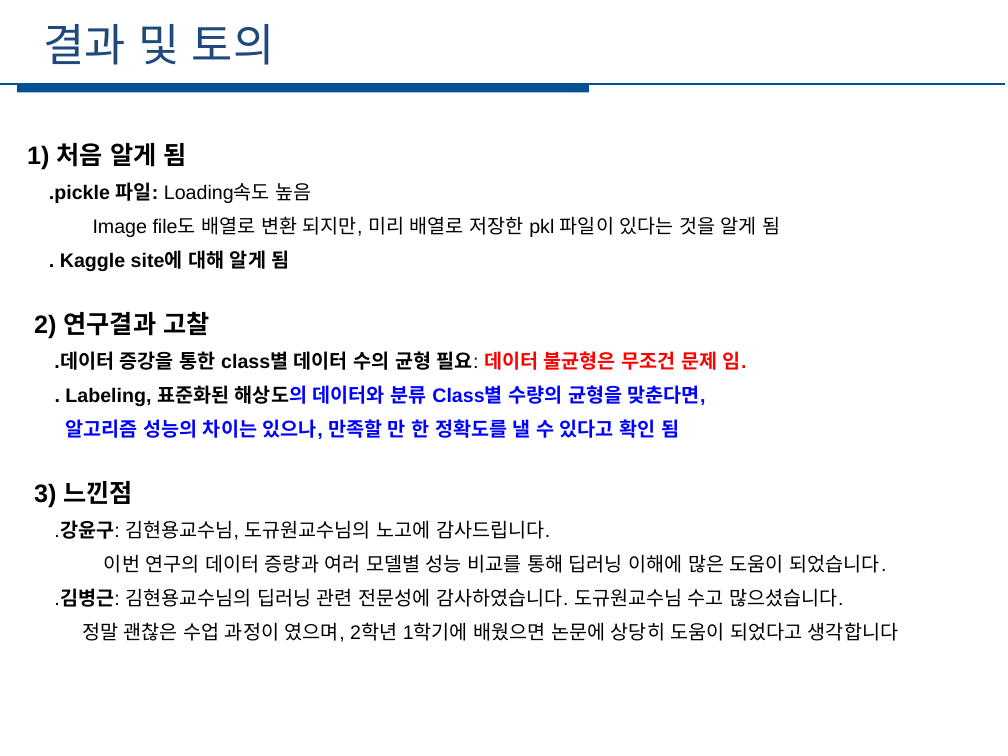
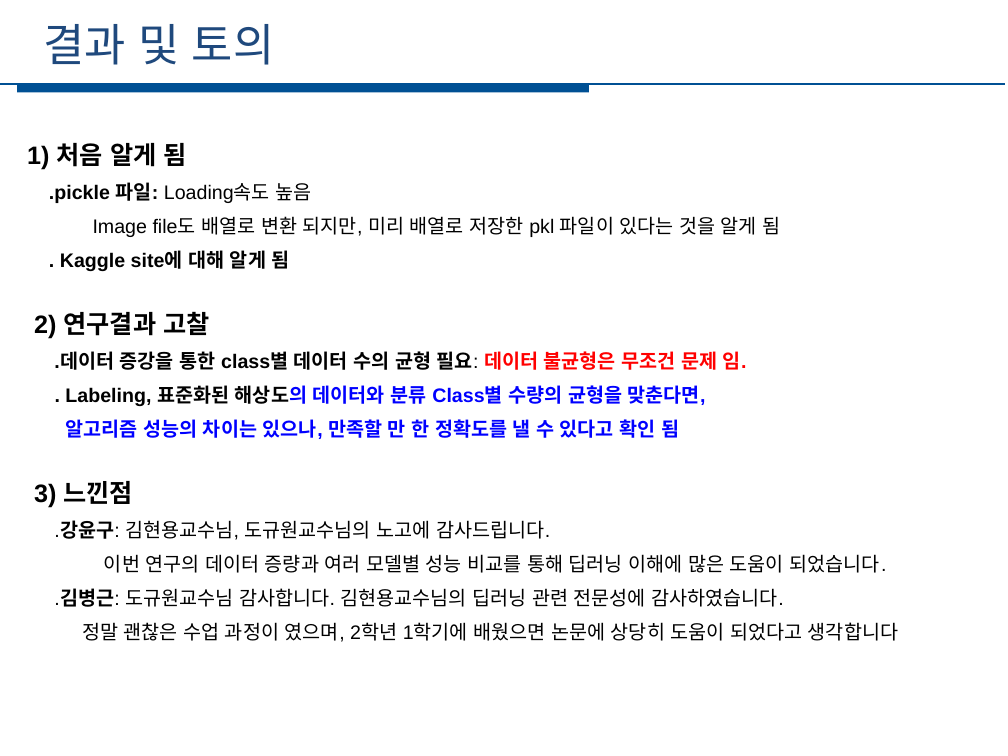
Before and after one commit to Yunkoo-GIT/Industrial-AI, a slide deck: slide 12 of 22-1 지능화 캡스톤 프로젝트/과제/20-5조) 강윤구,김병근_CNN을 이용한 Wafer 불량 검출_220615 최종.pptx. Drawn at 1008x756 pixels with LibreOffice and Linux fonts; fonts in the diff are those of the drawing. Boxes give left, top, right and bottom in pixels: in the first picture for what was removed or moved away, otherwise in the second. Text is boxed around its words. In the diff, an @@ line names an element or a change of style, - is before the commit and + after.

```diff
--- a/22-1 지능화 캡스톤 프로젝트/과제/20-5조) 강윤구,김병근_CNN을 이용한 Wafer 불량 검출_220615 최종.pptx
+++ b/22-1 지능화 캡스톤 프로젝트/과제/20-5조) 강윤구,김병근_CNN을 이용한 Wafer 불량 검출_220615 최종.pptx
@@ text at bbox=[54, 588, 783, 607]: text changed @@
-.김병근: 김현용교수님의 딥러닝 관련 전문성에 감사하였습니다. 도규원교수님 수고 많으셨습니다.
+.김병근: 도규원교수님 감사합니다. 김현용교수님의 딥러닝 관련 전문성에 감사하였습니다.
```
